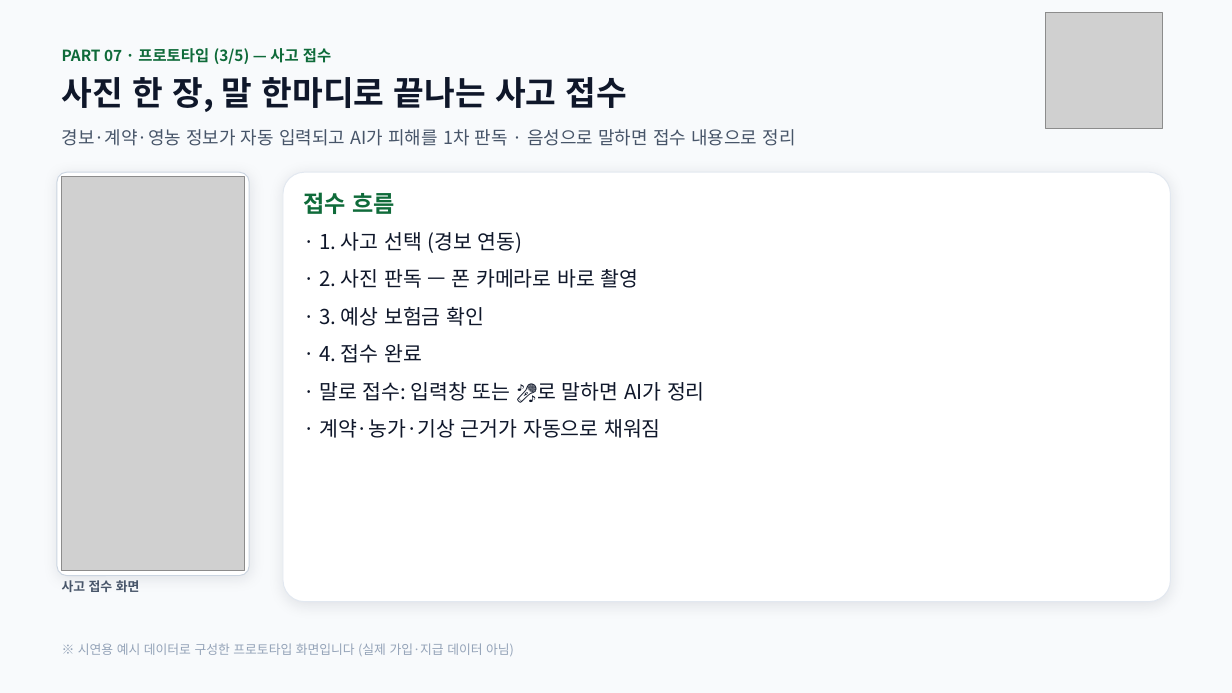
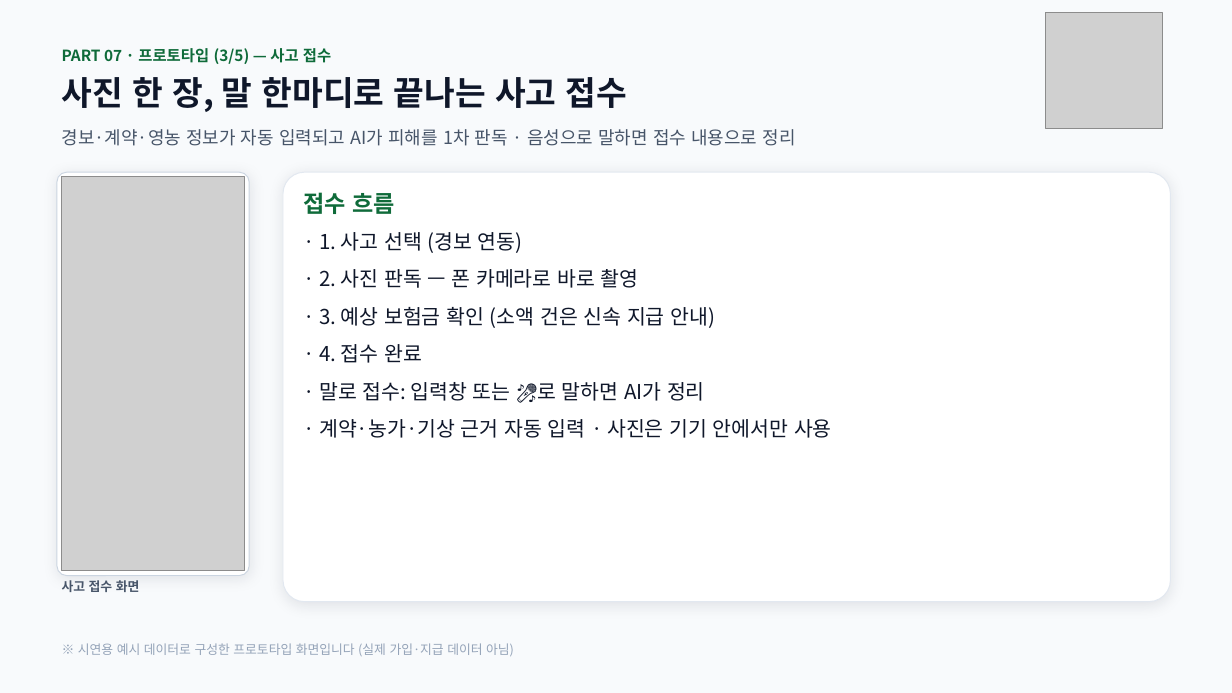
Before and after one commit to yurimingly/policy-insurance, a slide deck: slide 3 of prototype_5slides.pptx. Drawn at 1232x693 pixels with LibreOffice and Linux fonts; fonts in the diff are those of the drawing; grey boxes stand for pictures. Boxes give left, top, right and bottom in pixels: in the first picture for what was removed or moved away, otherwise in the second. Text is boxed around its words. In the diff, an @@ line names an element or a change of style, - is before the commit and + after.

```diff
--- a/prototype_5slides.pptx
+++ b/prototype_5slides.pptx
@@ text at (x1=319, y1=307, x2=715, y2=328): text changed @@
-· 3. 예상 보험금 확인
+· 3. 예상 보험금 확인 (소액 건은 신속 지급 안내)
@@ text at (x1=319, y1=419, x2=832, y2=438): text changed @@
-· 계약·농가·기상 근거가 자동으로 채워짐
+· 계약·농가·기상 근거 자동 입력 · 사진은 기기 안에서만 사용
```
Also in this commit, not shown: 3 other slides changed.
